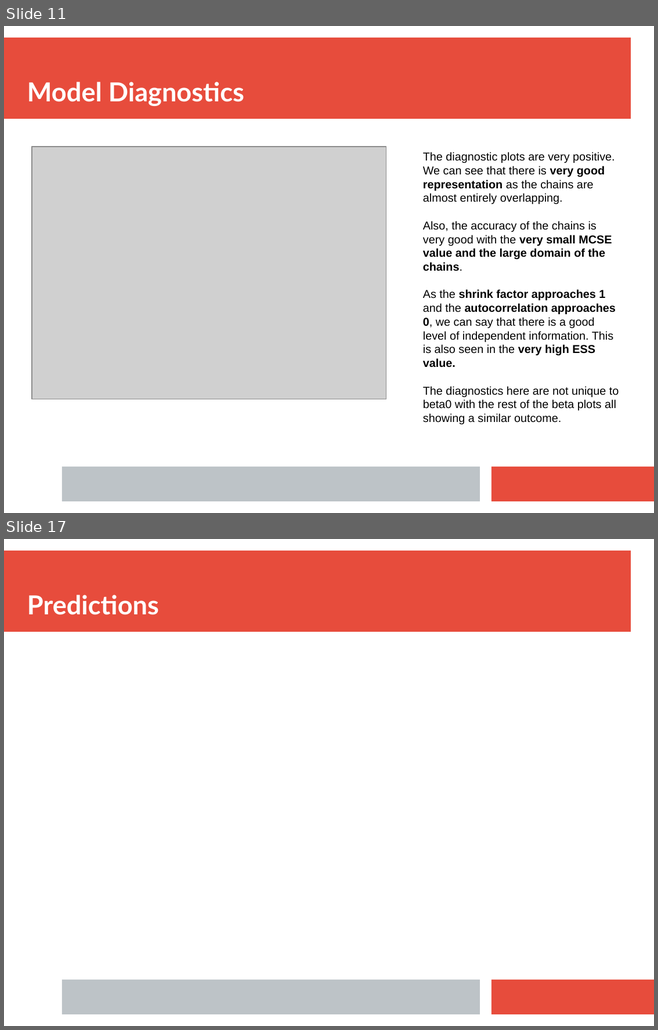
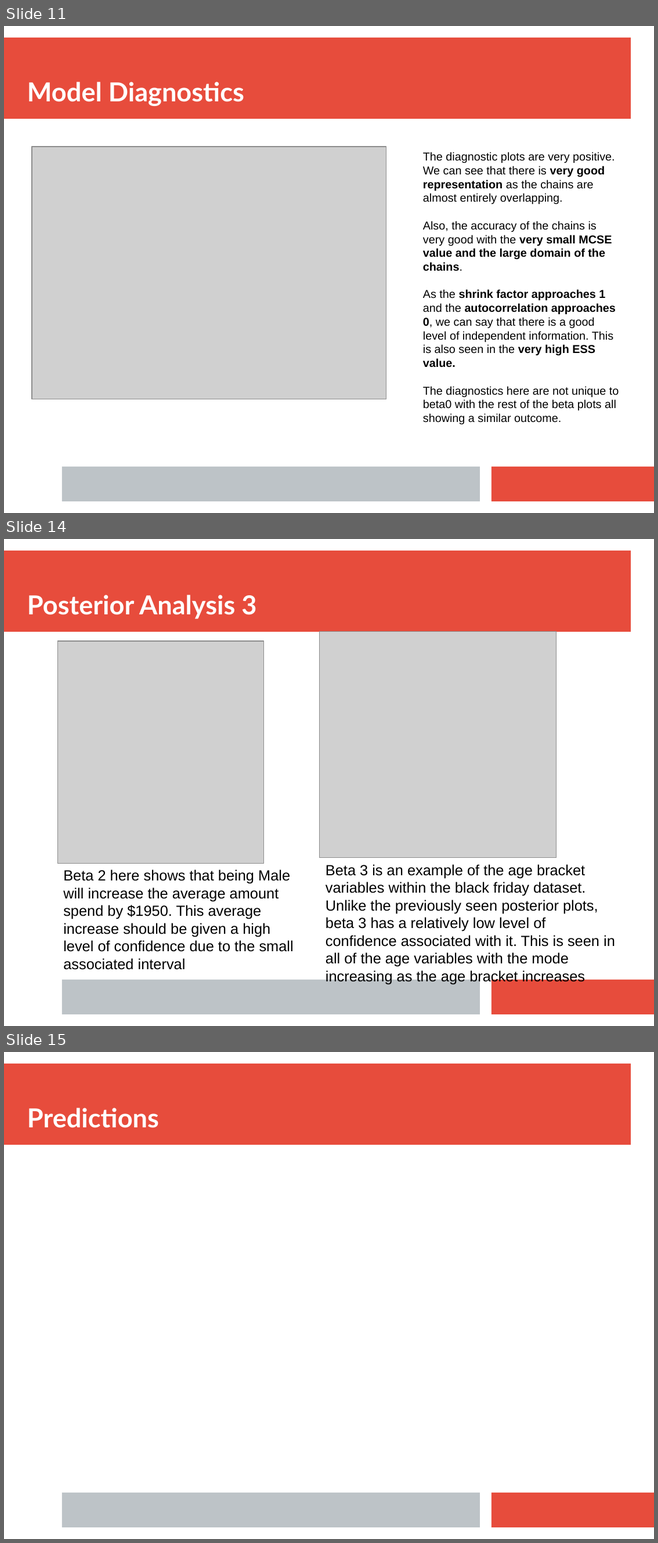
Before and after one commit to tim-kirkbride/BayesianAssignment, a slide deck: Presentation.pptx. Shown one above the other, each under a label of ours: slides 11 and 17 before the commit, slides 11, 14 and 15 after it; the slides between them are not shown. The pictures are 658x1030 and 658x1543 pixels, drawn with LibreOffice and Linux fonts; fonts in the diff are those of the drawing; grey boxes stand for pictures. Boxes give left, top, right and bottom in pixels: in the first picture for what was removed or moved away, otherwise in the second. Text is boxed around its words. In the diff, an @@ line names an element or a change of style, - is before the commit and + after.

Commit message:
Added posterior plots to the presentation

```diff
--- a/Presentation.pptx
+++ b/Presentation.pptx
@@ slide 14 added at bbox=[4, 539, 654, 1026], background #FFFFFF; not listed: 3 template elements that a slide beside it also shows @@
@@ text added at bbox=[27, 595, 256, 619], 32 pt, text #FFFFFF, bold @@
+Posterior Analysis 3
@@ picture added at bbox=[57, 641, 264, 863] @@
@@ picture added at bbox=[320, 632, 556, 858] @@
@@ text added at bbox=[325, 864, 615, 984], 18 pt, text #000000 @@
+Beta 3 is an example of the age bracket variables within the black friday dataset. Unlike the previously seen posterior plots, beta 3 has a relatively low level of confidence associated with it. This is seen in all of the age variables with the mode increasing as the age bracket increases
@@ text added at bbox=[63, 870, 293, 970], 18 pt, text #000000 @@
+Beta 2 here shows that being Male will increase the average amount spend by $1950. This average increase should be given a high level of confidence due to the small associated interval
@@ what was slide 17 is now slide 15 @@
```
Also in this commit, not shown: 1 slide changed, 1 other slide added, 4 slides removed.
